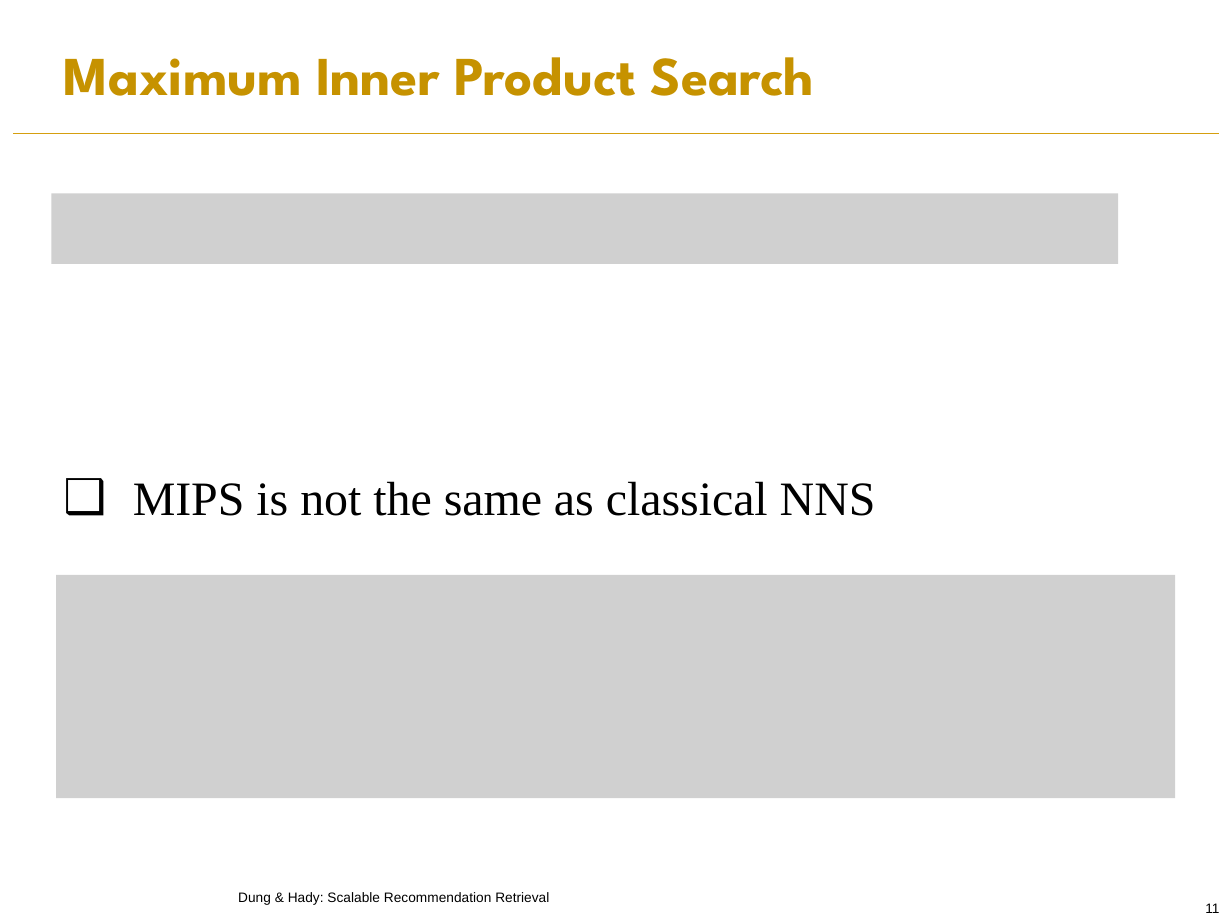
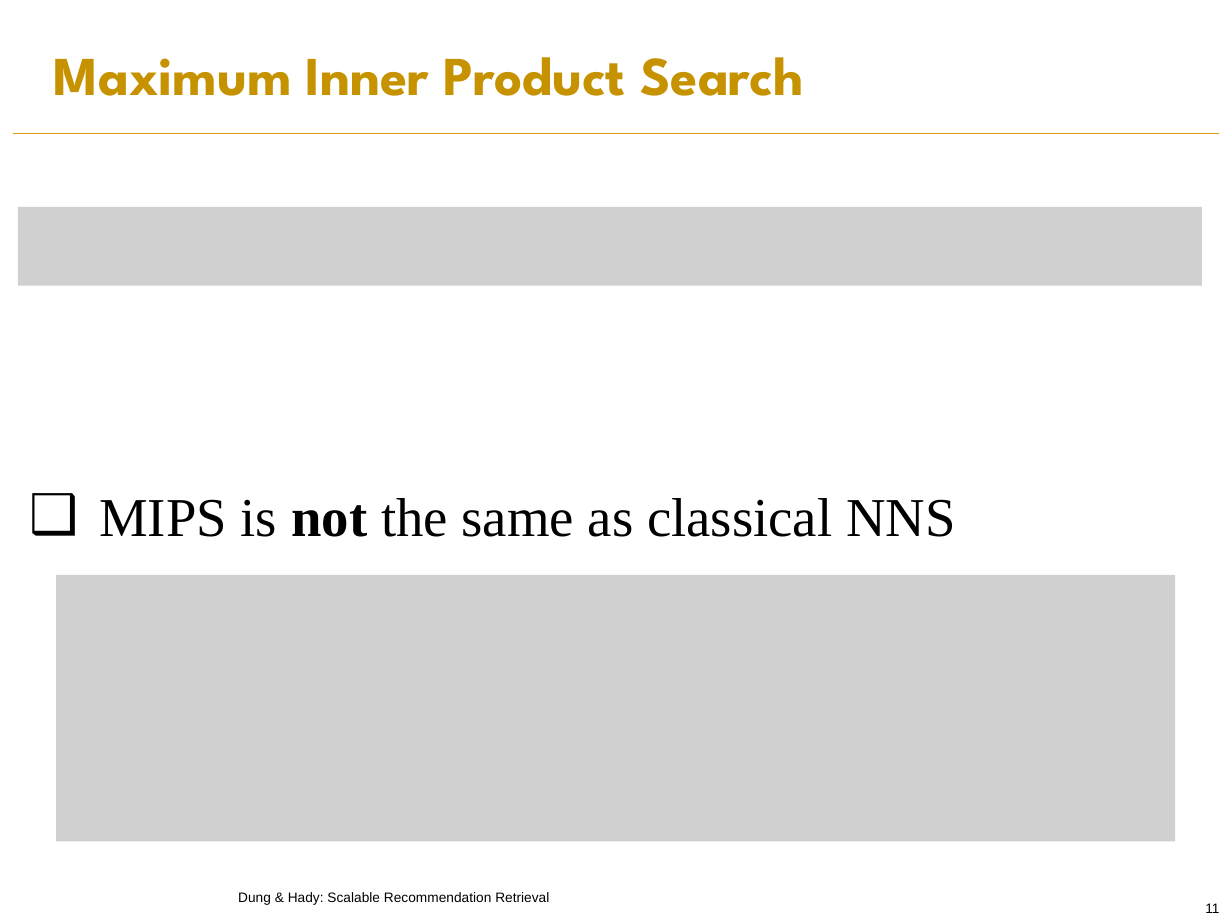
Before and after one commit to PreferredAI/recommendation-retrieval, a slide deck: slide 11 of slides/aaai19-tutorial.pptx. Drawn at 1232x924 pixels with LibreOffice and Linux fonts; fonts in the diff are those of the drawing; grey boxes stand for pictures; background and template pictures are left out. Boxes give left, top, right and bottom in pixels: in the first picture for what was removed or moved away, otherwise in the second. Text is boxed around its words. In the diff, an @@ line names an element or a change of style, - is before the commit and + after.

```diff
--- a/slides/aaai19-tutorial.pptx
+++ b/slides/aaai19-tutorial.pptx
@@ title "Maximum Inner Product Search": place and size @@
-title "Maximum Inner Product Search" at [64, 57, 814, 96]
+title "Maximum Inner Product Search" at [53, 57, 803, 96]
@@ picture: place and size @@
-picture at [52, 193, 1119, 264]
+picture at [18, 207, 1202, 286]
@@ text "MIPS is not the same ...": place and size @@
-text "MIPS is not the same ..." at [133, 481, 876, 516]
+text "MIPS is not the same ..." at [99, 498, 956, 537]
@@ text "MIPS is not the same ..." at [99, 498, 956, 537]: size 28 to 32 pt; bold on in "not" @@
@@ picture: place and size @@
-picture at [57, 575, 1175, 798]
+picture at [57, 575, 1175, 841]
```
Also in this commit, not shown: 12 other slides changed.
